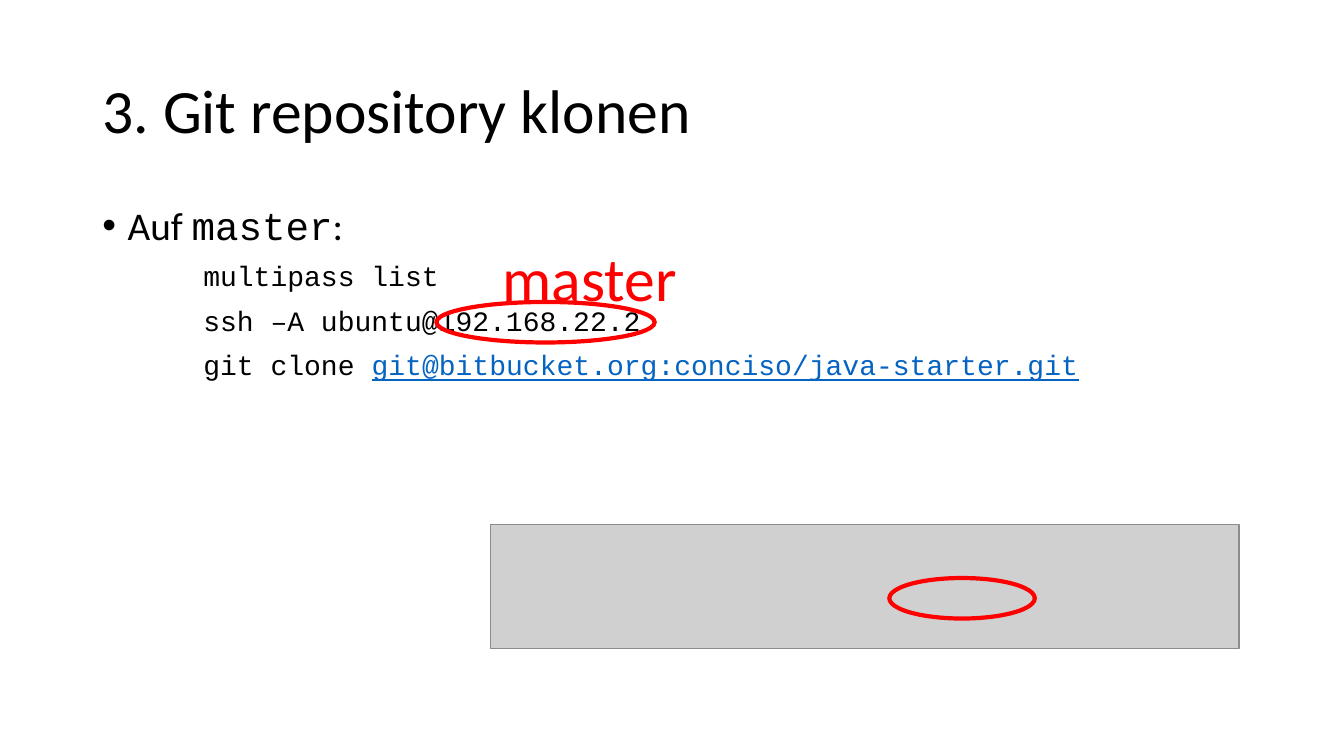
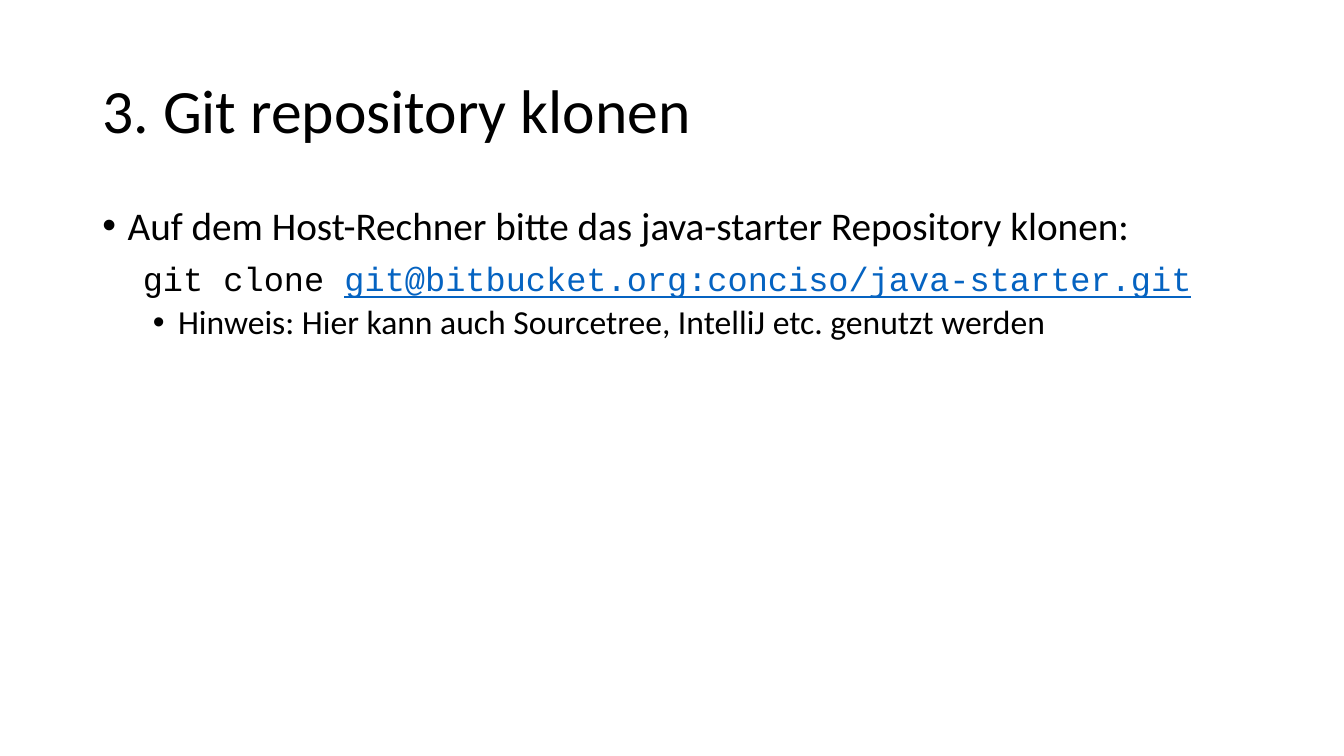
Before and after one commit to igeldo/PR4-SoSe23, a slide deck: slide 6 of sample/kubernetes/Bring your own device - Teil 2.pptx. Drawn at 1344x756 pixels with LibreOffice and Linux fonts; fonts in the diff are those of the drawing; grey boxes stand for pictures. Boxes give left, top, right and bottom in pixels: in the first picture for what was removed or moved away, otherwise in the second. Text is boxed around its words. In the diff, an @@ line names an element or a change of style, - is before the commit and + after.

```diff
--- a/sample/kubernetes/Bring your own device - Teil 2.pptx
+++ b/sample/kubernetes/Bring your own device - Teil 2.pptx
@@ text at [128,212,1128,247]: text changed; size 20 to 28 pt; font Courier New to Calibri @@
-• Auf master:
-multipass list
-ssh –A ubuntu@192.168.22.2
+• Auf dem Host-Rechner bitte das java-starter Repository klonen:
@@ text at [143,267,1191,298]: size 20 to 24 pt in "git clone git@bitbucket.org:conciso/java-starter.git" @@
@@ text removed at [503,262,677,316] @@
-master
@@ text at [178,310,1045,340]: paragraph added @@
+  • Hinweis: Hier kann auch Sourcetree, IntelliJ etc. genutzt werden
@@ ellipse removed at [437,302,654,343] @@
@@ picture removed at [490,524,1239,649] @@
@@ ellipse removed at [889,578,1034,618] @@
```
Also in this commit, not shown: 7 other slides changed, 3 slides removed, 4 other files.
